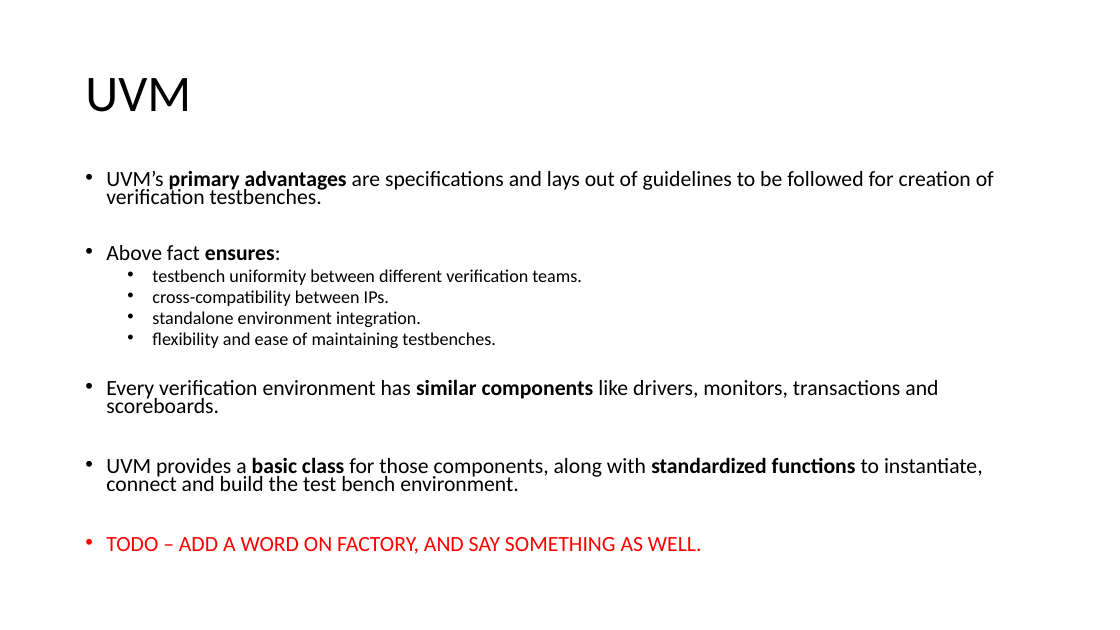
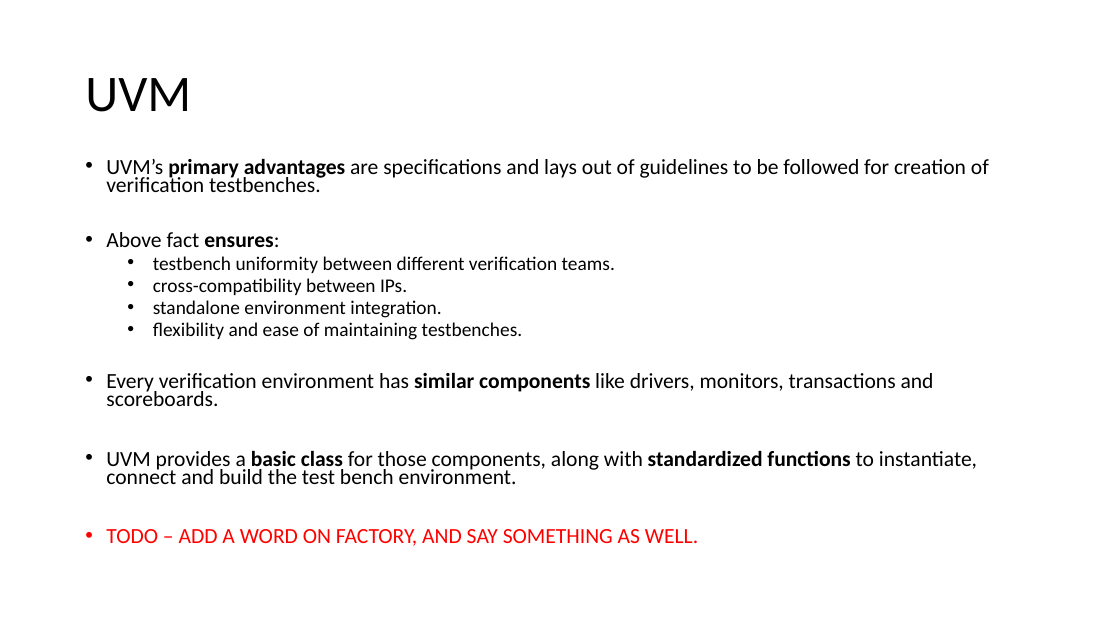
Before and after one commit to liotahuf/UVM_project, a slide deck: slide 4 of Final presentation 3.pptx. Drawn at 1120x630 pixels with LibreOffice and Linux fonts; fonts in the diff are those of the drawing. Boxes give left, top, right and bottom in pixels: in the first picture for what was removed or moved away, otherwise in the second. Text is boxed around its words. In the diff, an @@ line names an element or a change of style, - is before the commit and + after.

```diff
--- a/Final presentation 3.pptx
+++ b/Final presentation 3.pptx
@@ text "UVM’s primary advantages are specifications ...": place and size @@
-text "UVM’s primary advantages are specifications ..." at box(106, 170, 994, 554)
+text "UVM’s primary advantages are specifications ..." at box(106, 159, 989, 546)
@@ text "UVM’s primary advantages are specifications ..." at box(106, 159, 989, 546): size 18.6 to 18.5 pt in "UVM’s primary advantages are specifications and lays ...", "Above fact ensures:", "Every verification environment has similar components like ...", "UVM provides a basic class for those ..." and 1 more places; size 15.5 to 16.6 pt in "testbench uniformity between different verification teams.", "cross-compatibility between IPs.", "standalone environment integration.", "flexibility and ease of maintaining testbenches." @@
```
Also in this commit, not shown: 3 other slides changed.
